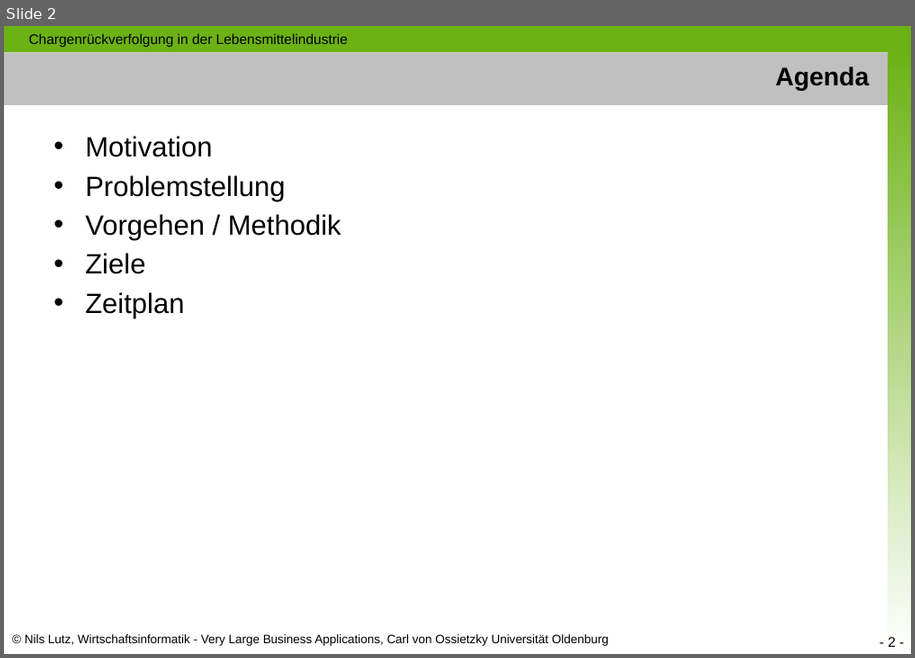
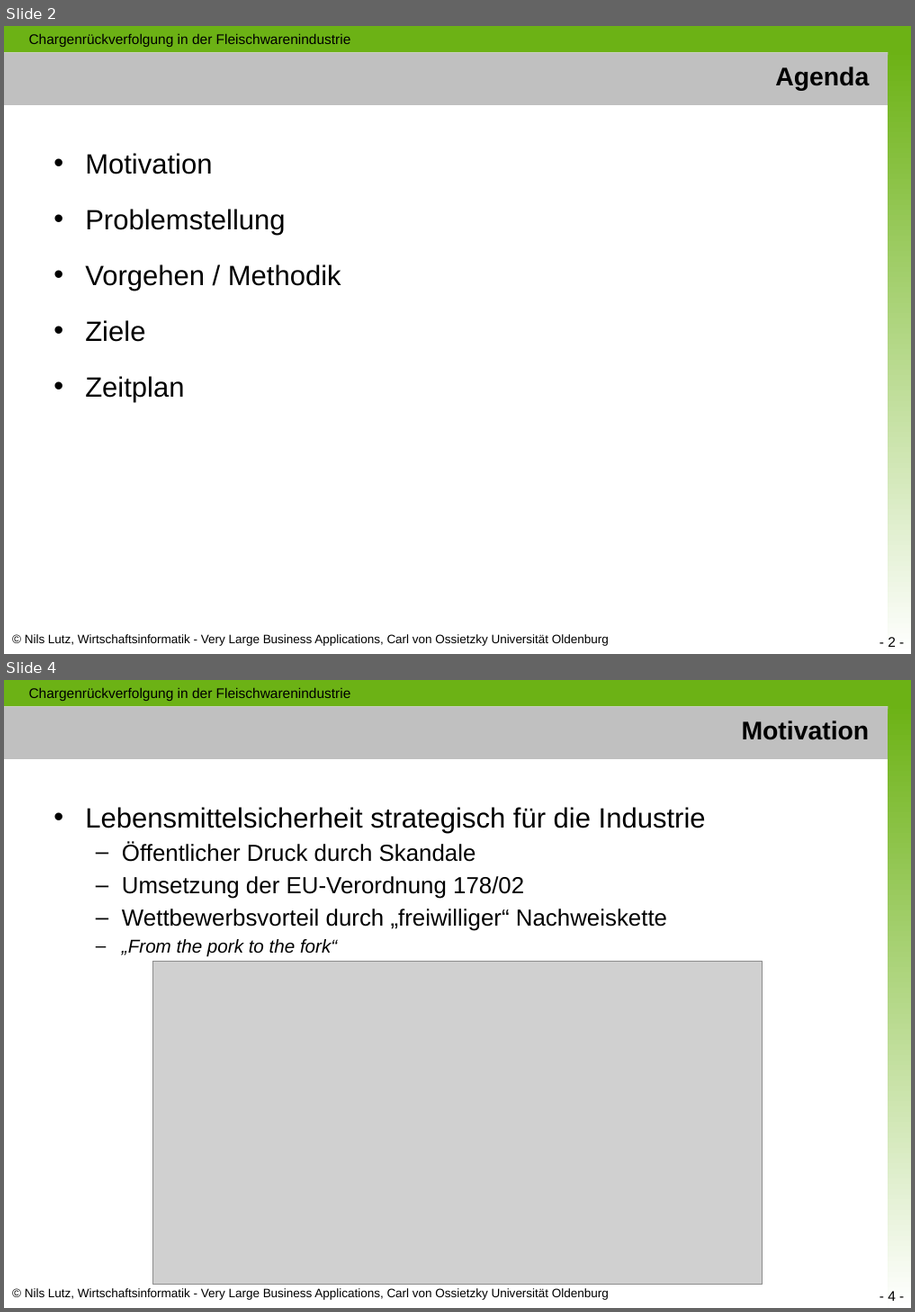
Before and after one commit to nimble-123/masterthesis, a slide deck: presentations/Proposal.pptx. Shown one above the other, each under a label of ours: slide 2 before the commit, slides 2 and 4 after it; the slides between them are not shown. The pictures are 915x658 and 915x1312 pixels, drawn with LibreOffice and Linux fonts; fonts in the diff are those of the drawing; grey boxes stand for pictures. Boxes give left, top, right and bottom in pixels: in the first picture for what was removed or moved away, otherwise in the second. Text is boxed around its words. In the diff, an @@ line names an element or a change of style, - is before the commit and + after.

```diff
--- a/presentations/Proposal.pptx
+++ b/presentations/Proposal.pptx
@@ slide 4 added at box(4, 680, 911, 1308), background #FFFFFF; not listed: 5 template elements that a slide beside it also shows @@
@@ text added at box(29, 687, 351, 701), 12 pt, text #000000 @@
+Chargenrückverfolgung in der Fleischwarenindustrie
@@ title added at box(742, 720, 870, 740), 22 pt, text #000000, bold @@
+Motivation
@@ text added at box(85, 807, 706, 957), 20 pt, text #000000 @@
+• Lebensmittelsicherheit strategisch für die Industrie
+  – Öffentlicher Druck durch Skandale
+  – Umsetzung der EU-Verordnung 178/02
+  – Wettbewerbsvorteil durch „freiwilliger“ Nachweiskette
+  – „From the pork to the fork“
@@ picture added at box(153, 962, 763, 1285) @@
@@ slide 2 changed as well @@
@@ text at box(29, 33, 351, 47): text changed @@
-Chargenrückverfolgung in der Lebensmittelindustrie
+Chargenrückverfolgung in der Fleischwarenindustrie
@@ text "Motivation" at box(85, 153, 342, 402): line spacing 1 to 1.5 @@
```
Also in this commit, not shown: 7 other slides changed, 4 other slides added.
